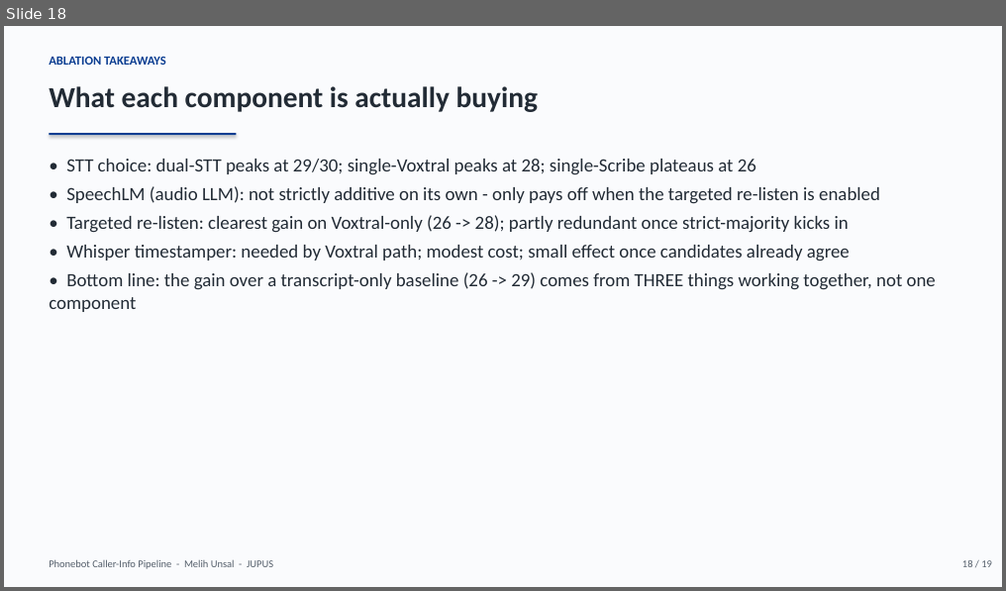
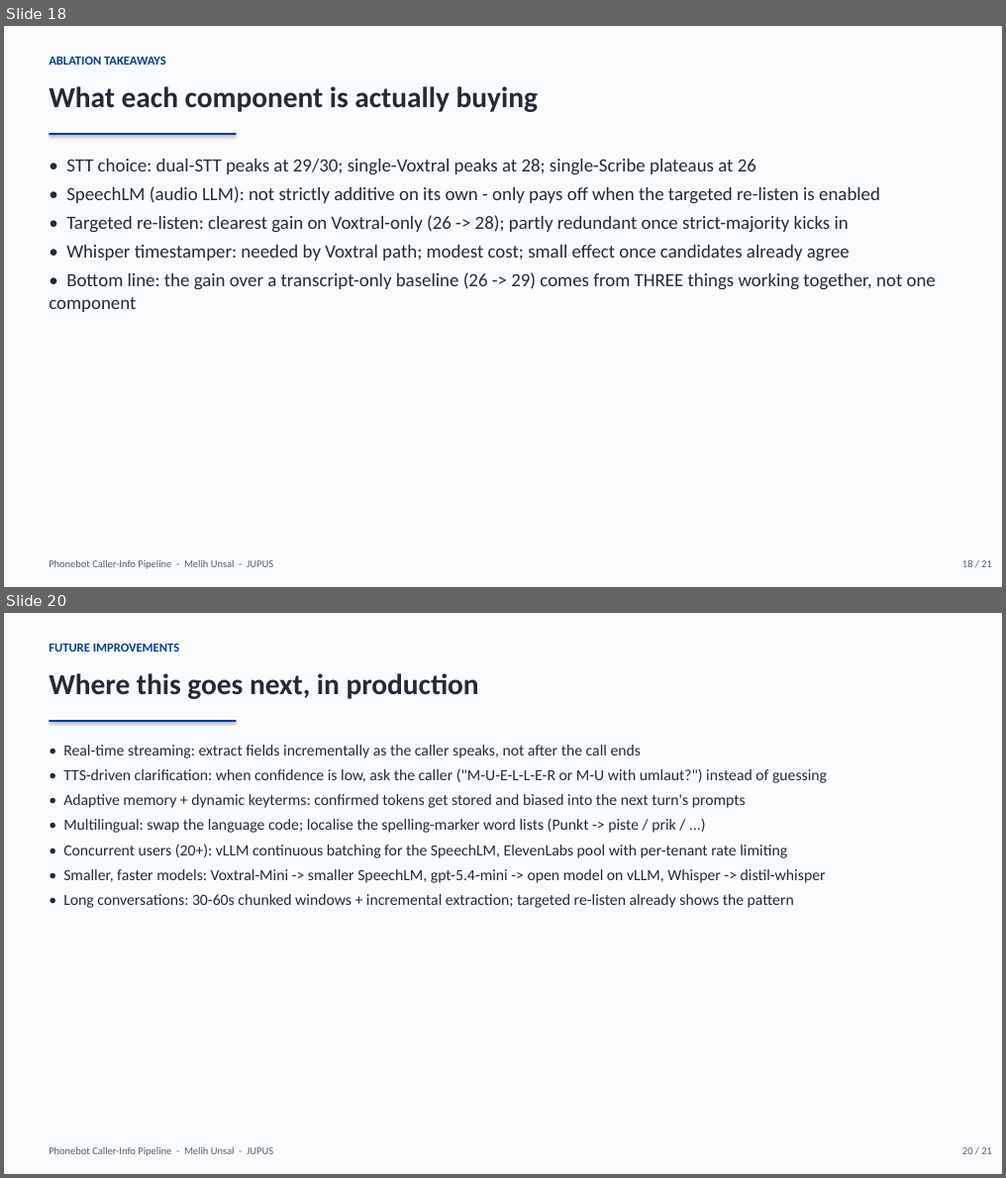
Before and after one commit to melih-unsal/phone_challange, a slide deck: study/presentation.pptx. Shown one above the other, each under a label of ours: slide 18 before the commit, slides 18 and 20 after it; the slides between them are not shown. The pictures are 1006x591 and 1006x1178 pixels, drawn with LibreOffice and Linux fonts; fonts in the diff are those of the drawing. Boxes give left, top, right and bottom in pixels: in the first picture for what was removed or moved away, otherwise in the second. Text is boxed around its words. In the diff, an @@ line names an element or a change of style, - is before the commit and + after.

```diff
--- a/study/presentation.pptx
+++ b/study/presentation.pptx
@@ slide 20 added at box(4, 613, 1002, 1174), background #FFFFFF @@
@@ rectangle added at box(4, 613, 1002, 1174), fill #FAFBFD @@
@@ text added at box(49, 643, 179, 652), 12 pt, text #0B3D91, bold @@
+FUTURE IMPROVEMENTS
@@ text added at box(49, 673, 479, 699), 28 pt, text #222B35, bold @@
+Where this goes next, in production
@@ rectangle added at box(49, 720, 236, 722), fill #0B3D91 @@
@@ text added at box(63, 745, 827, 908), 15 pt, text #222B35 @@
+• Real-time streaming: extract fields incrementally as the caller speaks, not after the call ends
+• TTS-driven clarification: when confidence is low, ask the caller ("M-U-E-L-L-E-R or M-U with umlaut?") instead of guessing
+• Adaptive memory + dynamic keyterms: confirmed tokens get stored and biased into the next turn's prompts
+• Multilingual: swap the language code; localise the spelling-marker word lists (Punkt -> piste / prik / ...)
+• Concurrent users (20+): vLLM continuous batching for the SpeechLM, ElevenLabs pool with per-tenant rate limiting
+• Smaller, faster models: Voxtral-Mini -> smaller SpeechLM, gpt-5.4-mini -> open model on vLLM, Whisper -> distil-whisper
+• Long conversations: 30-60s chunked windows + incremental extraction; targeted re-listen already shows the pattern
@@ text added at box(49, 1147, 273, 1157), 10 pt, text #555F6B @@
+Phonebot Caller-Info Pipeline - Melih Unsal - JUPUS
@@ text added at box(962, 1148, 992, 1155), 10 pt, text #555F6B @@
+20 / 21
@@ slide 18 changed as well @@
@@ text at box(962, 561, 992, 568): text changed @@
-18 / 19
+18 / 21
```
Also in this commit, not shown: 17 other slides changed, 2 other slides added, 1 slide removed, 39 other files.
